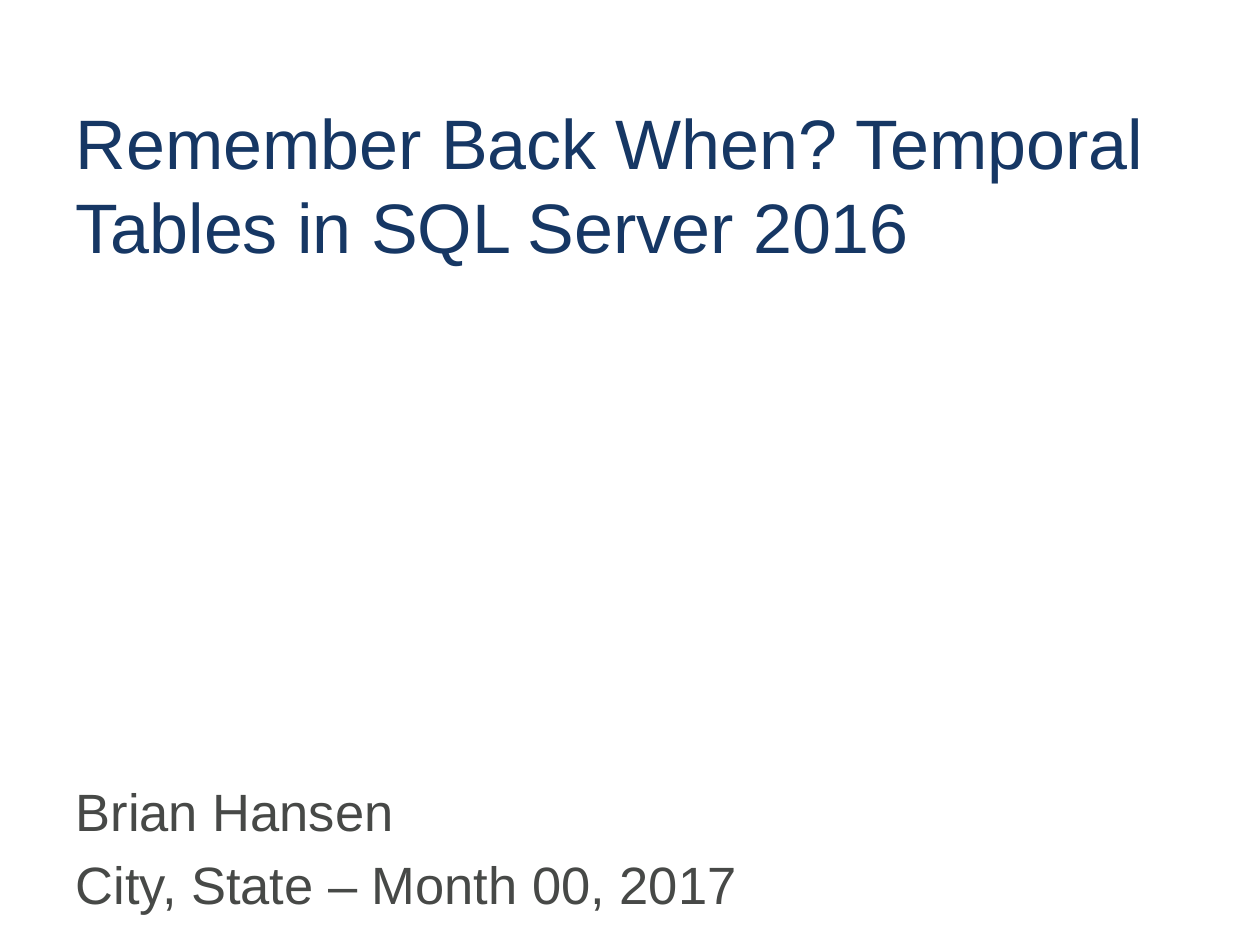
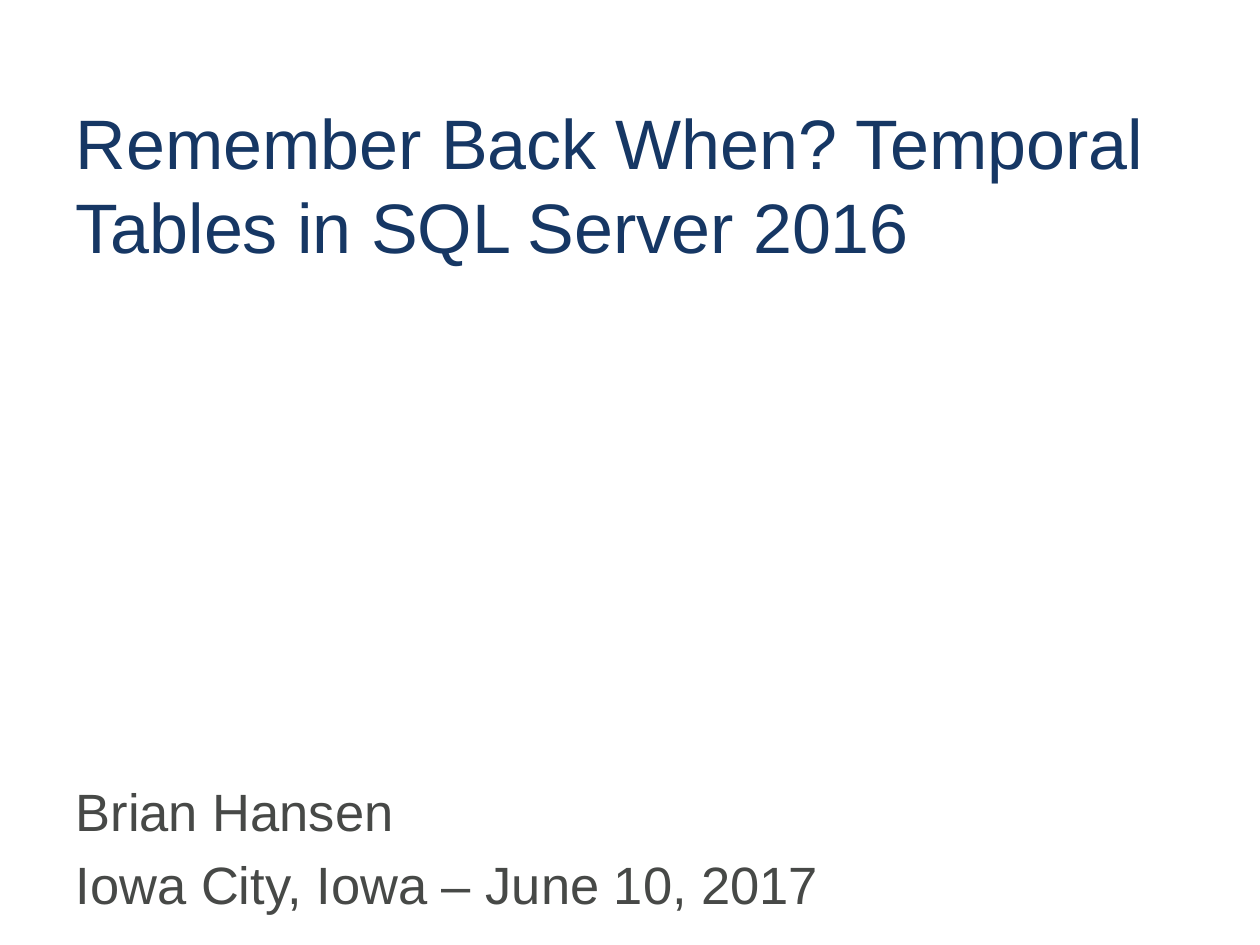
Before and after one commit to tf3604/RememberWhenTemporal, a slide deck: slide 1 of Temporal.pptx. Drawn at 1260x945 pixels with LibreOffice and Linux fonts; fonts in the diff are those of the drawing; background and template pictures are left out. Boxes give left, top, right and bottom in pixels: in the first picture for what was removed or moved away, otherwise in the second. Text is boxed around its words. In the diff, an @@ line names an element or a change of style, - is before the commit and + after.

```diff
--- a/Temporal.pptx
+++ b/Temporal.pptx
@@ text at [76,866,818,915]: text changed @@
-City, State – Month 00, 2017
+Iowa City, Iowa – June 10, 2017
```
Also in this commit, not shown: 1 slide added.
